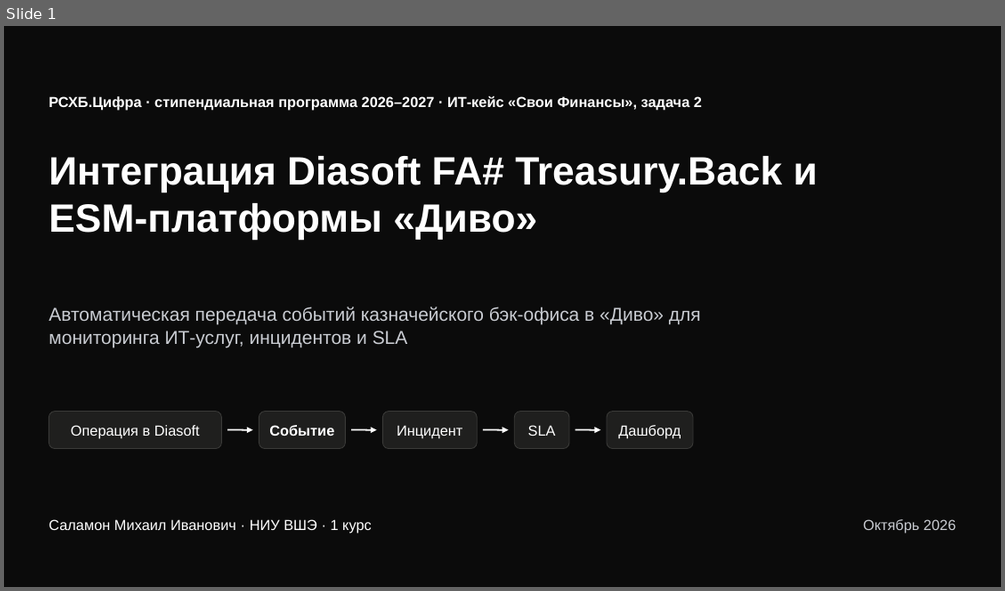
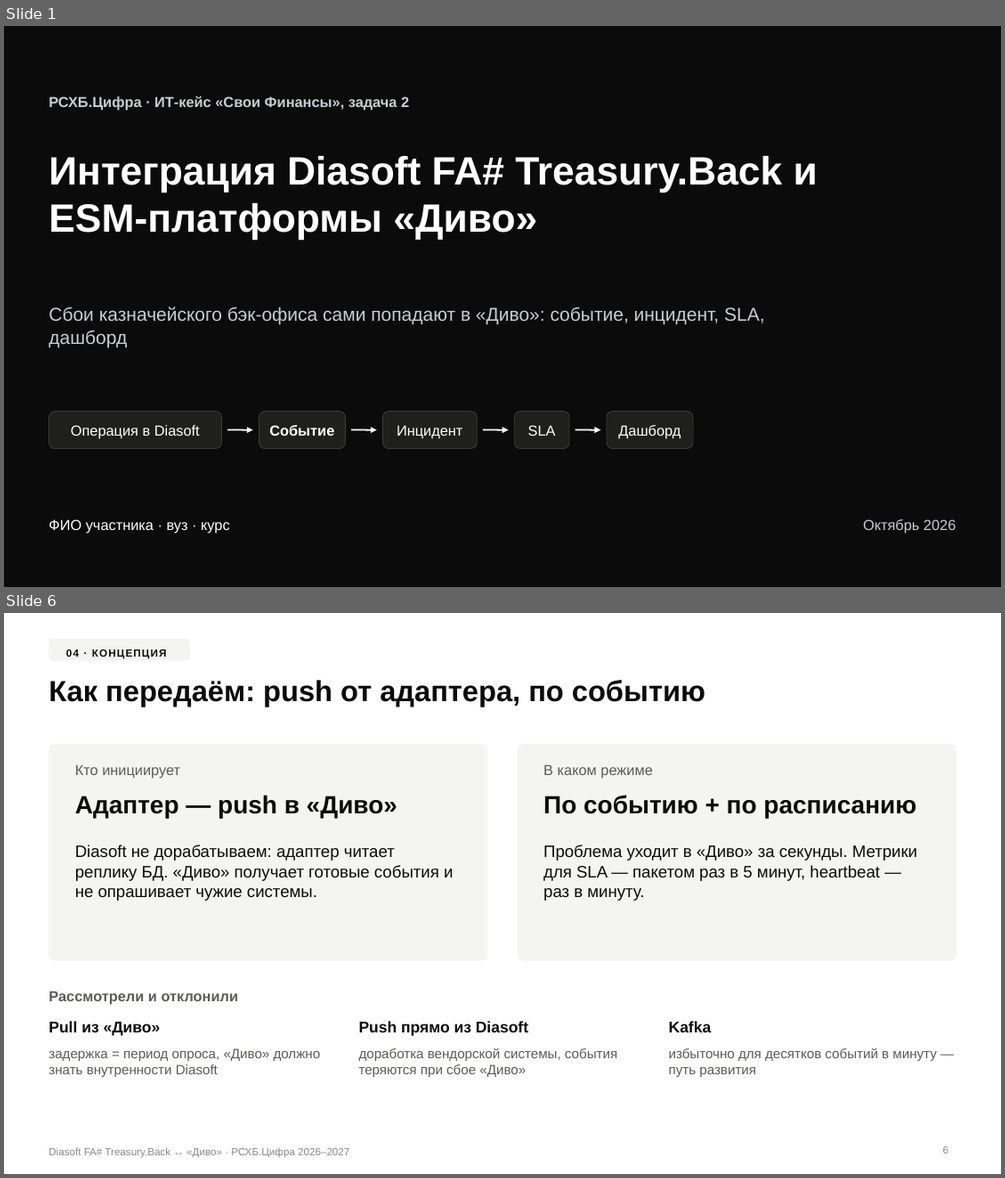
Before and after one commit to schierketsu/rshb, a slide deck: presentation/Diasoft-Divo-integration.pptx. Shown one above the other, each under a label of ours: slide 1 before the commit, slides 1 and 6 after it; the slides between them are not shown. The pictures are 1005x591 and 1005x1178 pixels, drawn with LibreOffice and Linux fonts; fonts in the diff are those of the drawing. Boxes give left, top, right and bottom in pixels: in the first picture for what was removed or moved away, otherwise in the second. Text is boxed around its words. In the diff, an @@ line names an element or a change of style, - is before the commit and + after.

```diff
--- a/presentation/Diasoft-Divo-integration.pptx
+++ b/presentation/Diasoft-Divo-integration.pptx
@@ slide 6 added at (4, 613, 1001, 1174), background #FFFFFF @@
@@ rounded rectangle added at (48, 639, 190, 661), fill #F4F4F2, 10 pt, text #0B0B0B, bold @@
+04 · КОНЦЕПЦИЯ
@@ title added at (48, 680, 705, 706), 28 pt, text #0B0B0B, bold @@
+Как передаём: push от адаптера, по событию
@@ rounded rectangle added at (48, 744, 488, 961), fill #F4F4F2 @@
@@ rounded rectangle added at (518, 744, 956, 961), fill #F4F4F2 @@
@@ text added at (75, 765, 180, 779), 14 pt, text #5C5B57 @@
+Кто инициирует
@@ text added at (543, 765, 652, 779), 14 pt, text #5C5B57 @@
+В каком режиме
@@ text added at (75, 795, 397, 818), 24 pt, text #0B0B0B, bold @@
+Адаптер — push в «Диво»
@@ text added at (543, 795, 916, 818), 24 pt, text #0B0B0B, bold @@
+По событию + по расписанию
@@ text added at (75, 844, 453, 900), 16 pt, text #0B0B0B @@
+Diasoft не дорабатываем: адаптер читает реплику БД. «Диво» получает готовые события и не опрашивает чужие системы.
@@ text added at (543, 844, 917, 900), 16 pt, text #0B0B0B @@
+Проблема уходит в «Диво» за секунды. Метрики для SLA — пакетом раз в 5 минут, heartbeat — раз в минуту.
@@ text added at (48, 990, 239, 1005), 14 pt, text #5C5B57, bold @@
+Рассмотрели и отклонили
@@ text added at (48, 1021, 161, 1036), 15 pt, text #0B0B0B, bold @@
+Pull из «Диво»
@@ text added at (359, 1021, 528, 1036), 15 pt, text #0B0B0B, bold @@
+Push прямо из Diasoft
@@ text added at (669, 1021, 712, 1032), 15 pt, text #0B0B0B, bold @@
+Kafka
@@ text added at (48, 1048, 321, 1077), 13 pt, text #5C5B57 @@
+задержка = период опроса, «Диво» должно знать внутренности Diasoft
@@ text added at (359, 1048, 617, 1077), 13 pt, text #5C5B57 @@
+доработка вендорской системы, события теряются при сбое «Диво»
@@ text added at (669, 1047, 936, 1077), 13 pt, text #5C5B57 @@
+избыточно для десятков событий в минуту — путь развития
@@ page number added at (943, 1146, 948, 1153), 10 pt, text #8A8984 @@
+6
@@ text added at (48, 1147, 349, 1158), 10 pt, text #8A8984 @@
+Diasoft FA# Treasury.Back ↔ «Диво» · РСХБ.Цифра 2026–2027
@@ slide 1 changed as well @@
@@ text at (48, 96, 409, 111): text changed; text colour #FFFFFF to #C9CCD2 @@
-РСХБ.Цифра · стипендиальная программа 2026–2027 · ИТ-кейс «Свои Финансы», задача 2
+РСХБ.Цифра · ИТ-кейс «Свои Финансы», задача 2
@@ text at (48, 306, 764, 347): text changed @@
-Автоматическая передача событий казначейского бэк-офиса в «Диво» для мониторинга ИТ-услуг, инцидентов и SLA
+Сбои казначейского бэк-офиса сами попадают в «Диво»: событие, инцидент, SLA, дашборд
@@ text at (48, 519, 230, 533): text changed @@
-Саламон Михаил Иванович · НИУ ВШЭ · 1 курс
+ФИО участника · вуз · курс
```
Also in this commit, not shown: 5 other slides changed, 10 other slides added, 17 slides removed, 9 other files.
